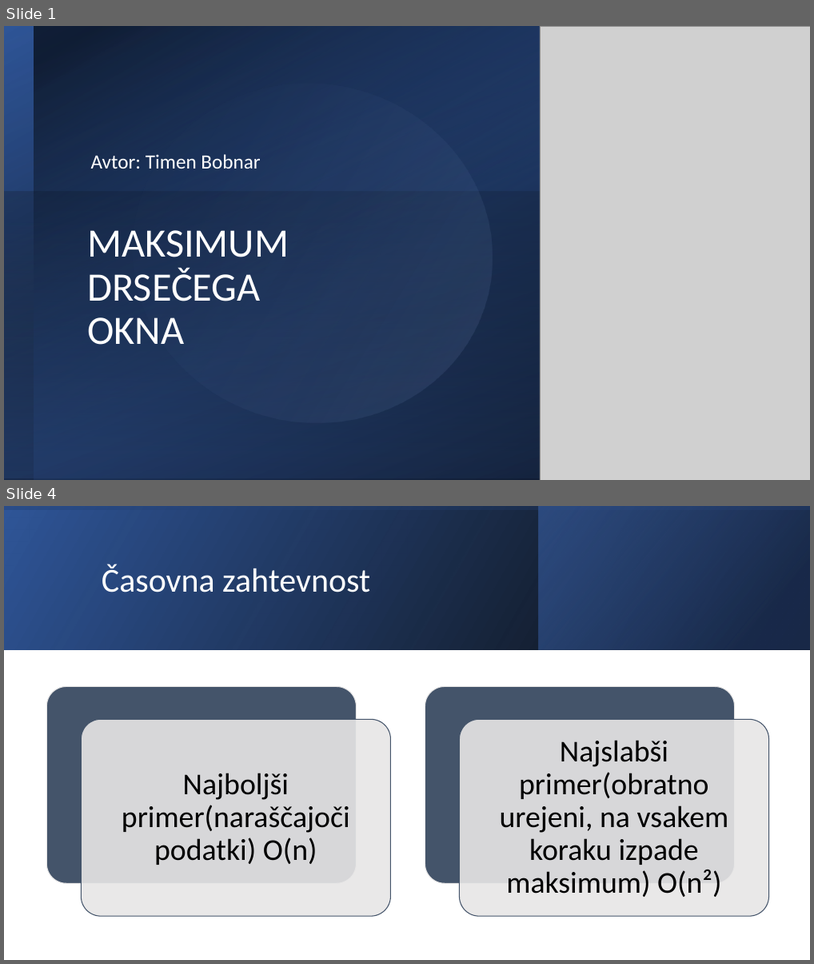
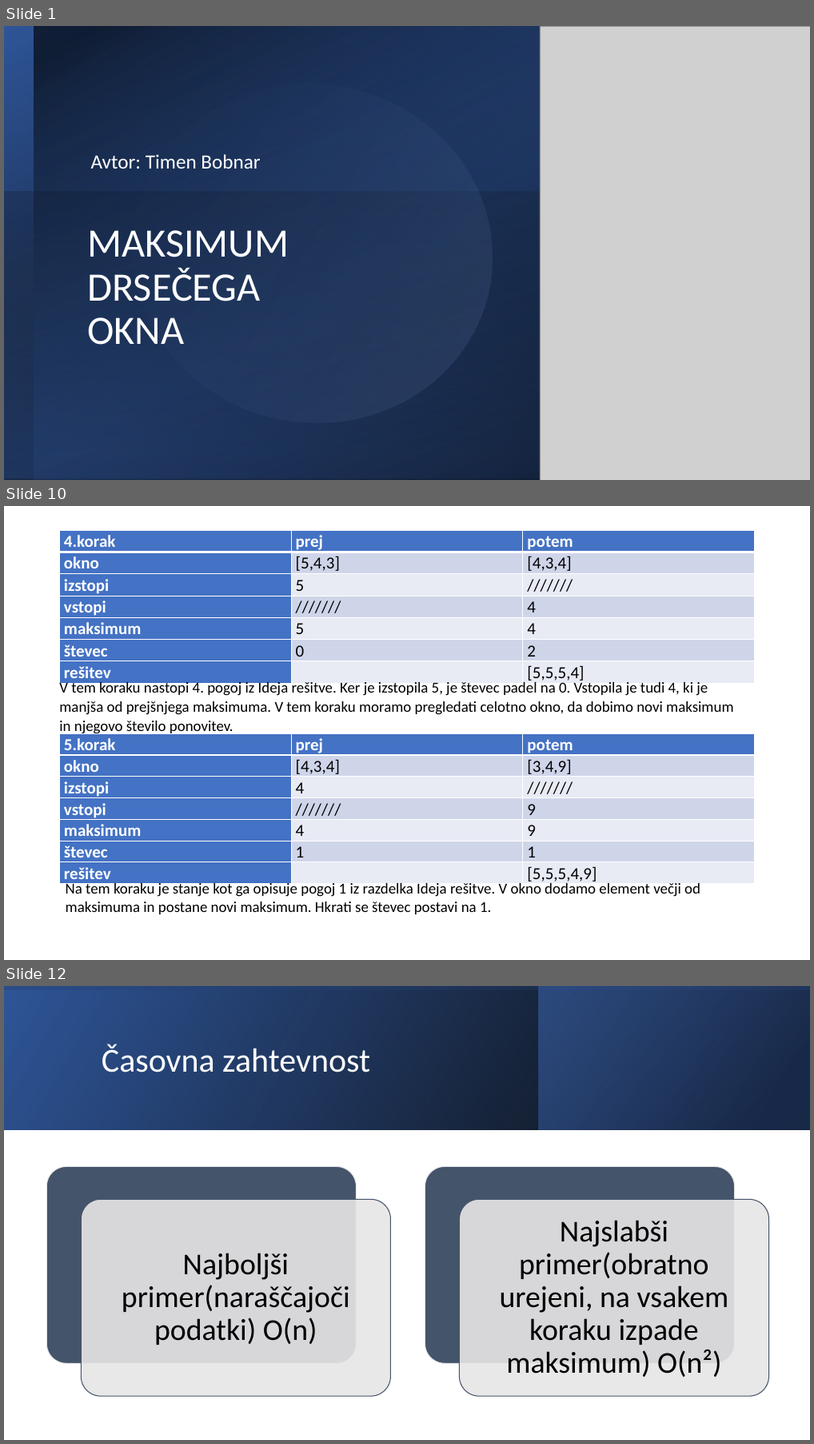
Before and after one commit to timenbob/racunalnistvo1, a slide deck: kratko vpr/MAKSIMUM DRSEČEGA.pptx. Shown one above the other, each under a label of ours: slides 1 and 4 before the commit, slides 1, 10 and 12 after it; the slides between them are not shown. The pictures are 814x964 and 814x1444 pixels, drawn with LibreOffice and Linux fonts; fonts in the diff are those of the drawing; grey boxes stand for pictures. Boxes give left, top, right and bottom in pixels: in the first picture for what was removed or moved away, otherwise in the second. Text is boxed around its words. In the diff, an @@ line names an element or a change of style, - is before the commit and + after.

```diff
--- a/kratko vpr/MAKSIMUM DRSEČEGA.pptx
+++ b/kratko vpr/MAKSIMUM DRSEČEGA.pptx
@@ slide 10 added at (4,506,810,960), background #FFFFFF @@
@@ table added at (60,530,754,839), 7 rows, 3 columns @@
+4.korak | prej | potem
+okno | [5,4,3] | [4,3,4]
+izstopi | 5 | ///////
+vstopi | /////// | 4
+maksimum | 5 | 4
+števec | 0 | 2
+rešitev |  | [5,5,5,4]
@@ text added at (59,680,734,735), 18 pt, text #000000 @@
+V tem koraku nastopi 4. pogoj iz Ideja rešitve. Ker je izstopila 5, je števec padel na 0. Vstopila je tudi 4, ki je manjša od prejšnjega maksimuma. V tem koraku moramo pregledati celotno okno, da dobimo novi maksimum in njegovo število ponovitev.
@@ table added at (60,733,754,887), 7 rows, 3 columns @@
+5.korak | prej | potem
+okno | [4,3,4] | [3,4,9]
+izstopi | 4 | ///////
+vstopi | /////// | 9
+maksimum | 4 | 9
+števec | 1 | 1
+rešitev |  | [5,5,5,4,9]
@@ text added at (66,881,701,914), 18 pt, text #000000 @@
+Na tem koraku je stanje kot ga opisuje pogoj 1 iz razdelka Ideja rešitve. V okno dodamo element večji od maksimuma in postane novi maksimum. Hkrati se števec postavi na 1.
@@ what was slide 4 is now slide 12 @@
```
Also in this commit, not shown: 1 slide changed, 9 other slides added, 2 slides removed, 19 other files.
